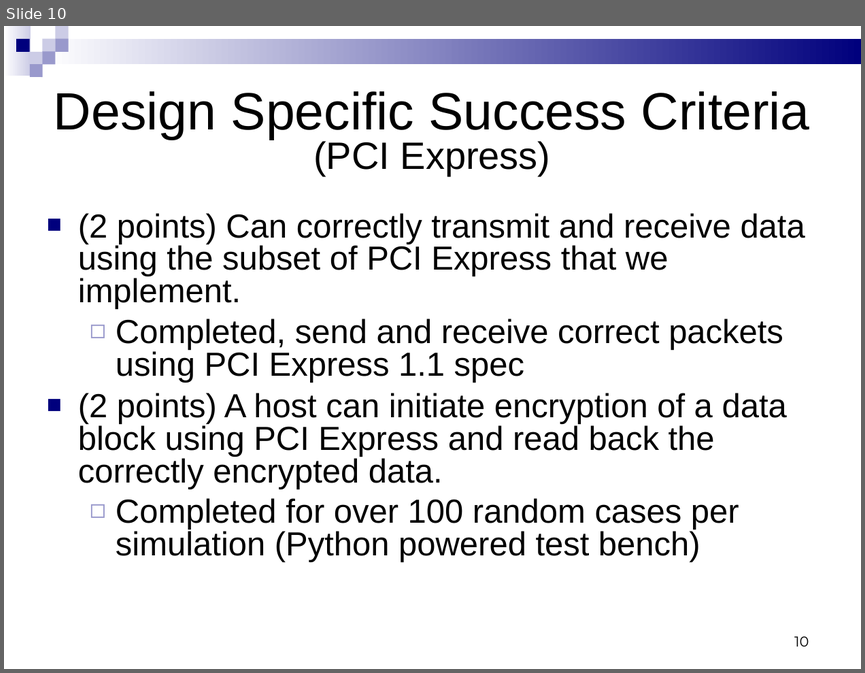
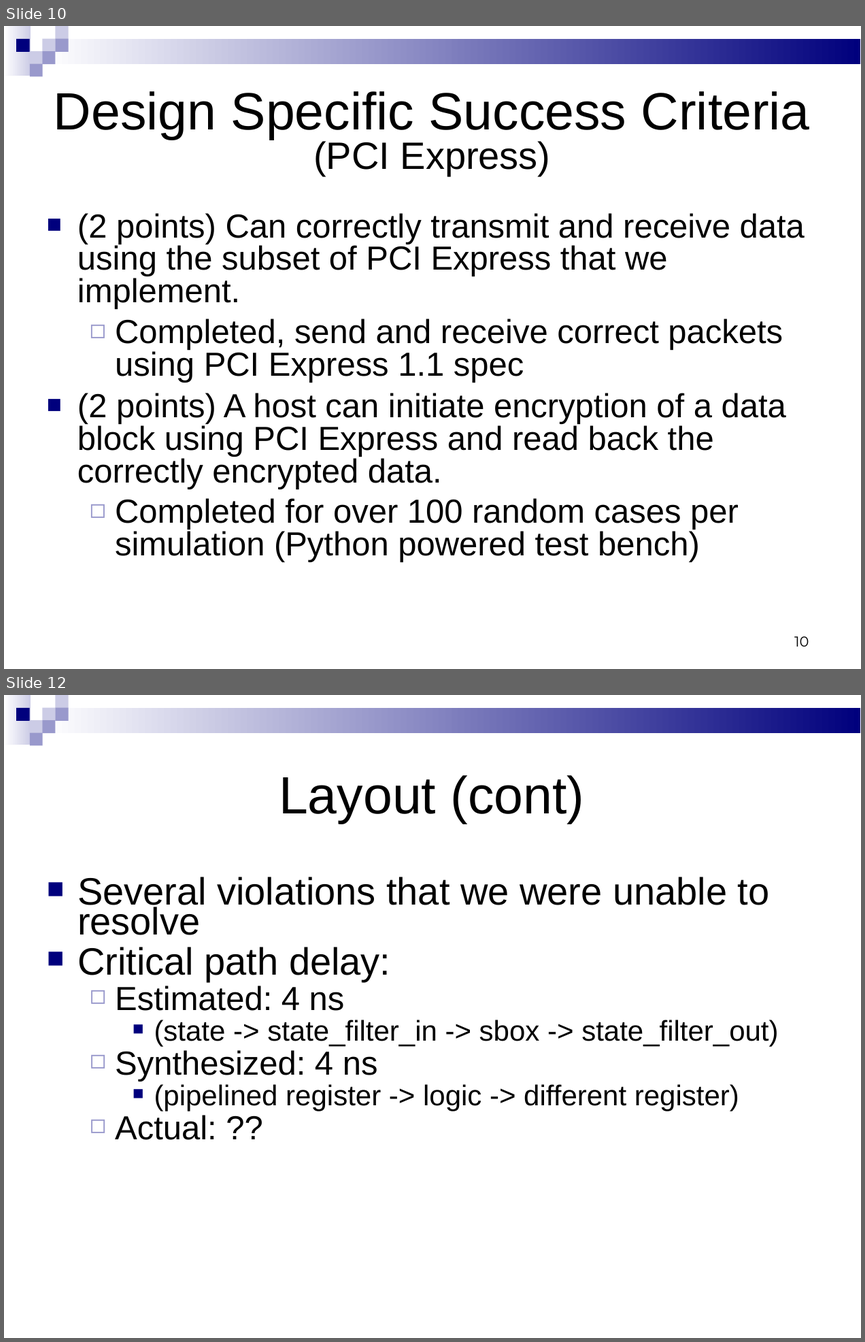
Before and after one commit to jevinskie/aes-over-pcie, a slide deck: docs/aespciefinalpresentation.ppt. Shown one above the other, each under a label of ours: slide 10 before the commit, slides 10 and 12 after it; the slides between them are not shown. The pictures are 865x673 and 865x1342 pixels, drawn with LibreOffice and Linux fonts; fonts in the diff are those of the drawing. Boxes give left, top, right and bottom in pixels: in the first picture for what was removed or moved away, otherwise in the second. Text is boxed around its words. In the diff, an @@ line names an element or a change of style, - is before the commit and + after.

```diff
--- a/docs/aespciefinalpresentation.ppt
+++ b/docs/aespciefinalpresentation.ppt
@@ slide 12 added at (4,695,861,1338), background #FFFFFF; not listed: 9 template elements that a slide beside it also shows @@
@@ title added at (279,775,584,824), 44 pt, text #000000 @@
+Layout (cont)
@@ text added at (77,877,778,1140), 24 pt, text #000000 @@
+■ Several violations that we were unable to resolve
+■ Critical path delay:
+  ◻ Estimated: 4 ns
+    ■ (state -> state_filter_in -> sbox -> state_filter_out)
+  ◻ Synthesized: 4 ns
+    ■ (pipelined register -> logic -> different register)
+  ◻ Actual: ??
```
Also in this commit, not shown: 11 other slides changed, 21 other slides added, 1 slide removed, 3 other files.
